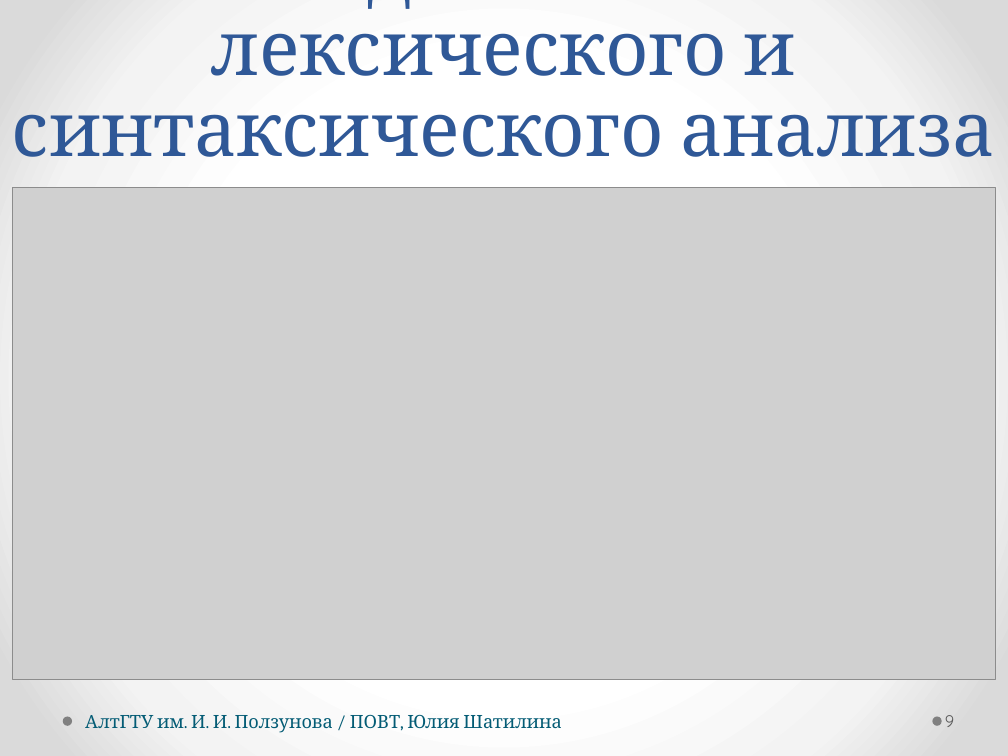
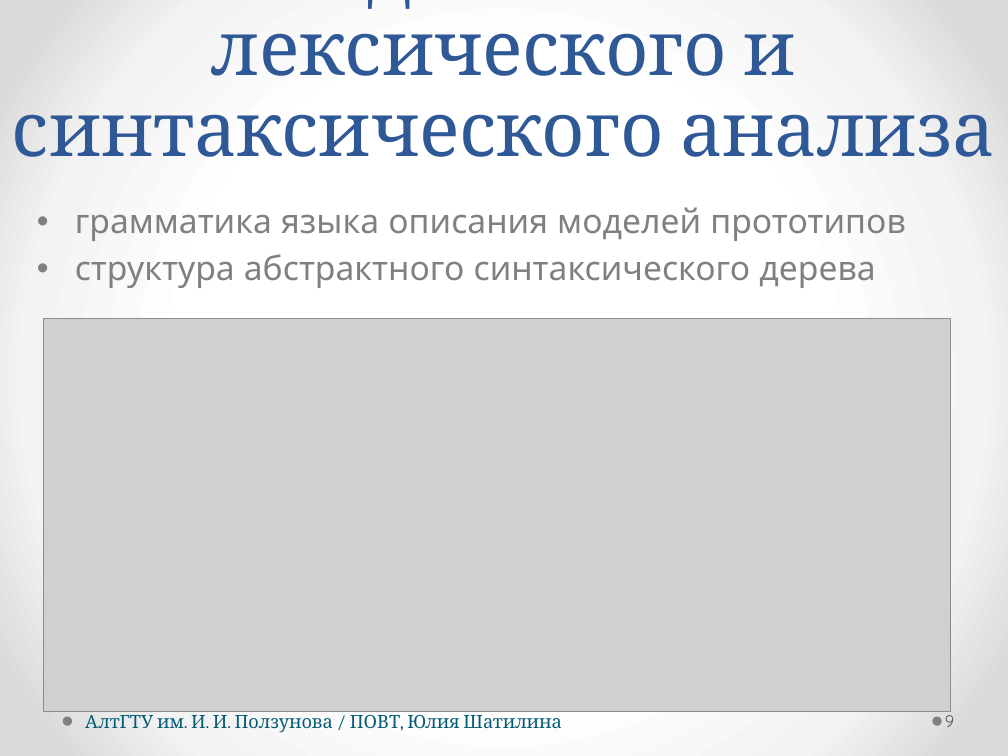
Before and after one commit to hisohito/proto-doc, a slide deck: slide 9 of shatilina.pptx. Drawn at 1008x756 pixels with LibreOffice and Linux fonts; fonts in the diff are those of the drawing; grey boxes stand for pictures. Boxes give left, top, right and bottom in pixels: in the first picture for what was removed or moved away, otherwise in the second. Text is boxed around its words. In the diff, an @@ line names an element or a change of style, - is before the commit and + after.

```diff
--- a/shatilina.pptx
+++ b/shatilina.pptx
@@ text added at (x1=75, y1=207, x2=906, y2=288), 24 pt, text #808080 @@
+• грамматика языка описания моделей прототипов
+• структура абстрактного синтаксического дерева
@@ picture resized from (x1=13, y1=187, x2=996, y2=679) to (x1=43, y1=319, x2=951, y2=712) @@
```
Also in this commit, not shown: 4 other slides changed, 1 slide removed, 12 other files.
